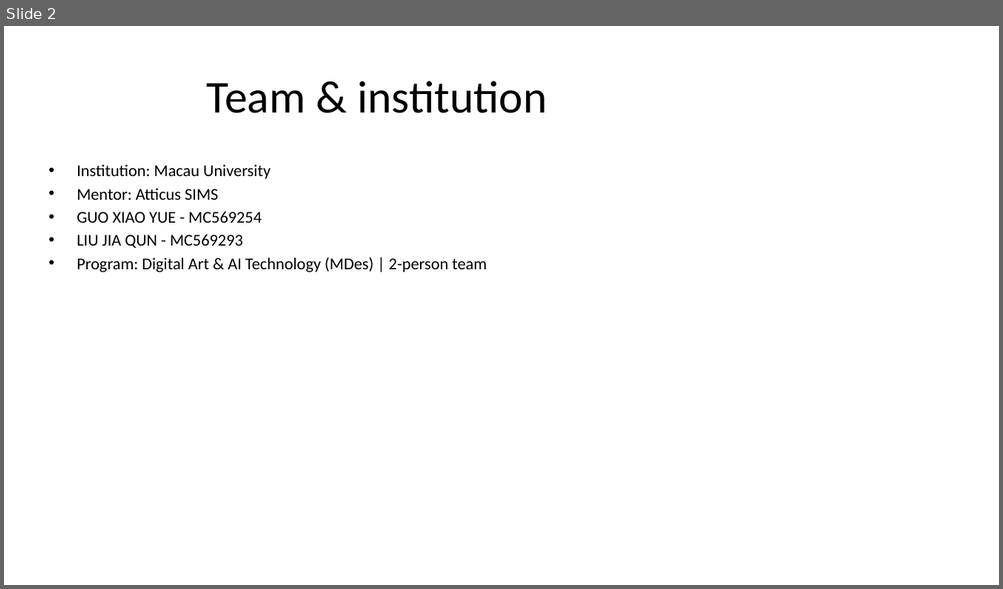
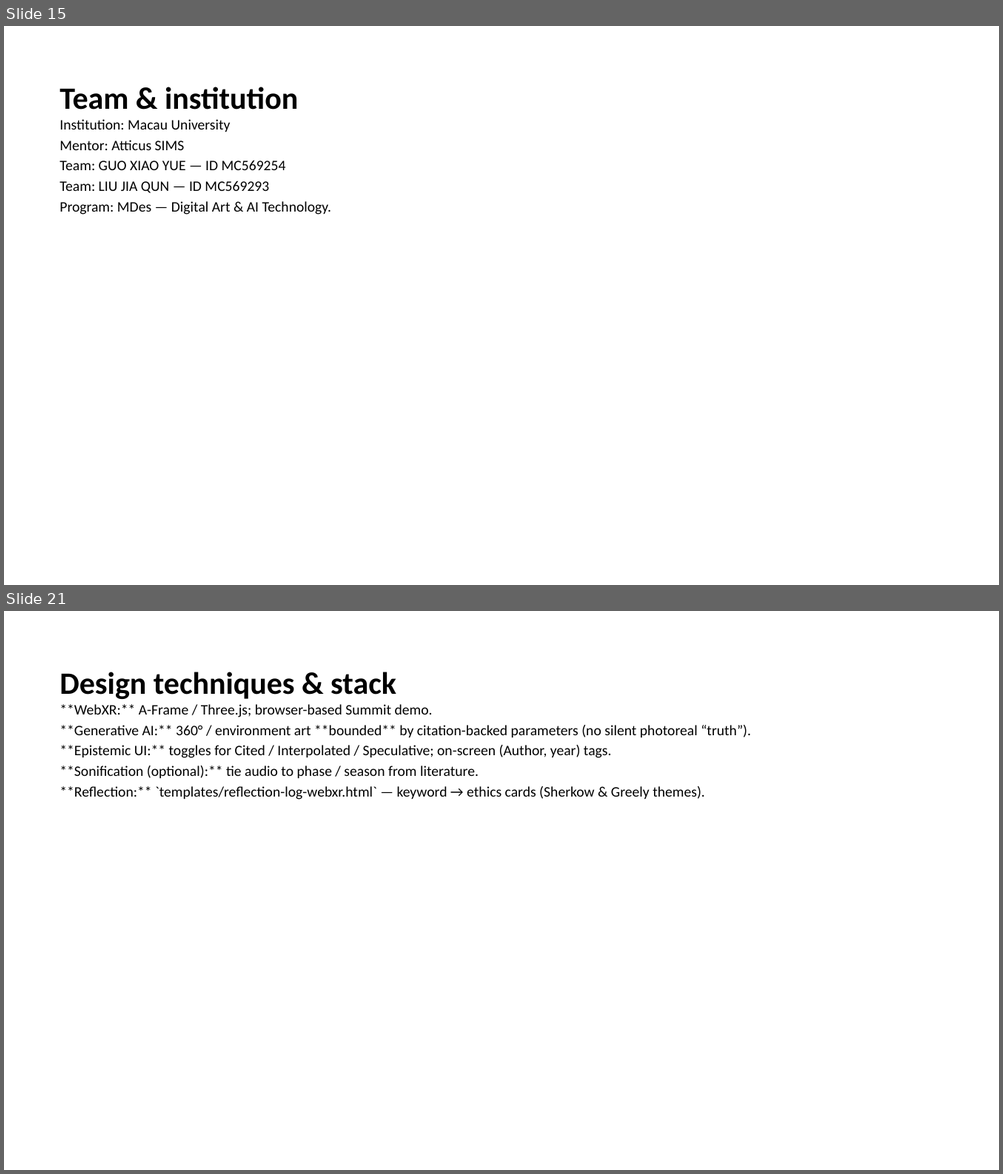
Before and after one commit to macaumonsoon/Biodesign-Project, a slide deck: slides/export/Archive_of_Extinction_Final_BDC2026.pptx. Shown one above the other, each under a label of ours: slide 2 before the commit, slides 15 and 21 after it; the slides between them are not shown. The pictures are 1003x589 and 1003x1174 pixels, drawn with LibreOffice and Linux fonts; fonts in the diff are those of the drawing. Boxes give left, top, right and bottom in pixels: in the first picture for what was removed or moved away, otherwise in the second. Text is boxed around its words. In the diff, an @@ line names an element or a change of style, - is before the commit and + after.

```diff
--- a/slides/export/Archive_of_Extinction_Final_BDC2026.pptx
+++ b/slides/export/Archive_of_Extinction_Final_BDC2026.pptx
@@ slide 21 added at (4,611,999,1170), background #FFFFFF @@
@@ text added at (60,672,751,800), 14 pt, text #000000 @@
+Design techniques & stack
+**WebXR:** A-Frame / Three.js; browser-based Summit demo.
+**Generative AI:** 360° / environment art **bounded** by citation-backed parameters (no silent photoreal “truth”).
+**Epistemic UI:** toggles for Cited / Interpolated / Speculative; on-screen (Author, year) tags.
+**Sonification (optional):** tie audio to phase / season from literature.
+**Reflection:** `templates/reflection-log-webxr.html` — keyword → ethics cards (Sherkow & Greely themes).
@@ what was slide 2 is now slide 15 @@
@@ slide 15 changed as well @@
@@ text "Team & institution": place and size @@
-text "Team & institution" at (77,164,486,272)
+text "Team & institution" at (60,87,331,215)
@@ text at (60,87,298,110): paragraph added @@
+Team & institution
@@ title removed at (207,81,546,113) @@
-Team & institution
@@ text at (60,119,230,150): size 16 to 14 pt in "Institution: Macau University", "Mentor: Atticus SIMS"; bullet • to none @@
@@ text at (60,160,331,215): text changed; size 16 to 14 pt @@
-• GUO XIAO YUE - MC569254
-• LIU JIA QUN - MC569293
-• Program: Digital Art & AI Technology (MDes) | 2-person team
+Team: GUO XIAO YUE — ID MC569254
+Team: LIU JIA QUN — ID MC569293
+Program: MDes — Digital Art & AI Technology.
```
Also in this commit, not shown: 2 other slides changed, 48 other slides added, 18 slides removed, 1 other file.
